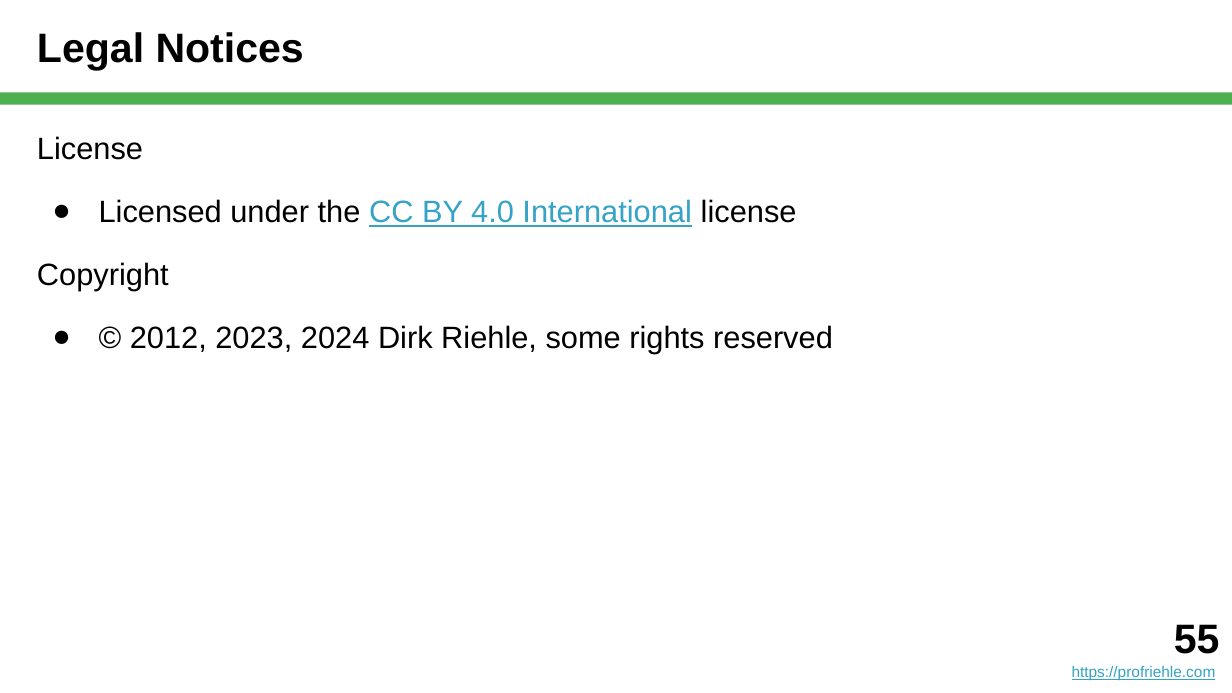
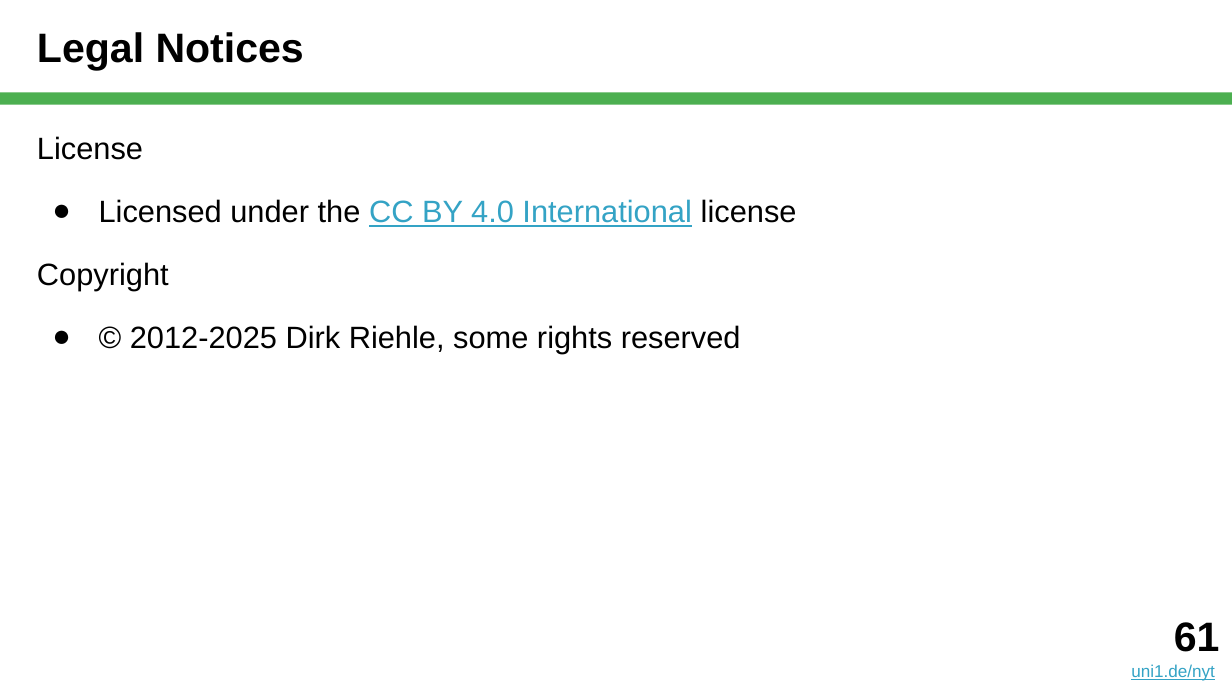
Before and after one commit to dirkriehle/nyt-course, a slide deck: slide 61 of Lecture slides/NYT C02 - Systematic Reviews.pptx (slide 55 before the commit). Drawn at 1232x693 pixels with LibreOffice and Linux fonts; fonts in the diff are those of the drawing. Boxes give left, top, right and bottom in pixels: in the first picture for what was removed or moved away, otherwise in the second. Text is boxed around its words. In the diff, an @@ line names an element or a change of style, - is before the commit and + after.

```diff
--- a/Lecture slides/NYT C02 - Systematic Reviews.pptx
+++ b/Lecture slides/NYT C02 - Systematic Reviews.pptx
@@ text at (130, 325, 741, 354): text changed @@
-● © 2012, 2023, 2024 Dirk Riehle, some rights reserved
+● © 2012-2025 Dirk Riehle, some rights reserved
@@ text at (1131, 622, 1220, 681): text changed; size 9 to 10 pt @@
-55
-https://profriehle.com
+61
+uni1.de/nyt
```
Also in this commit, not shown: 8 other slides changed, 6 slides added, 1 other file.
